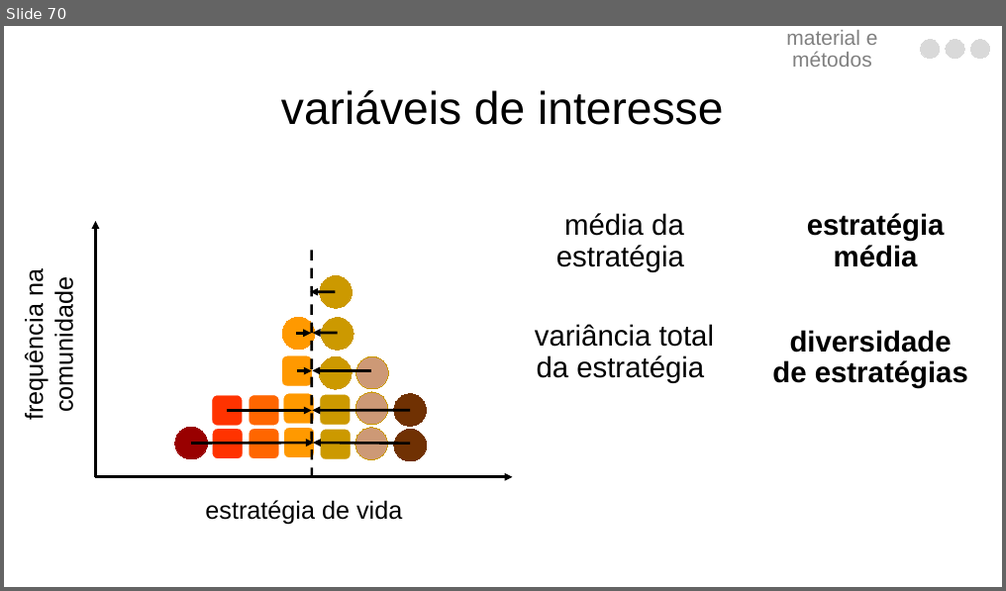
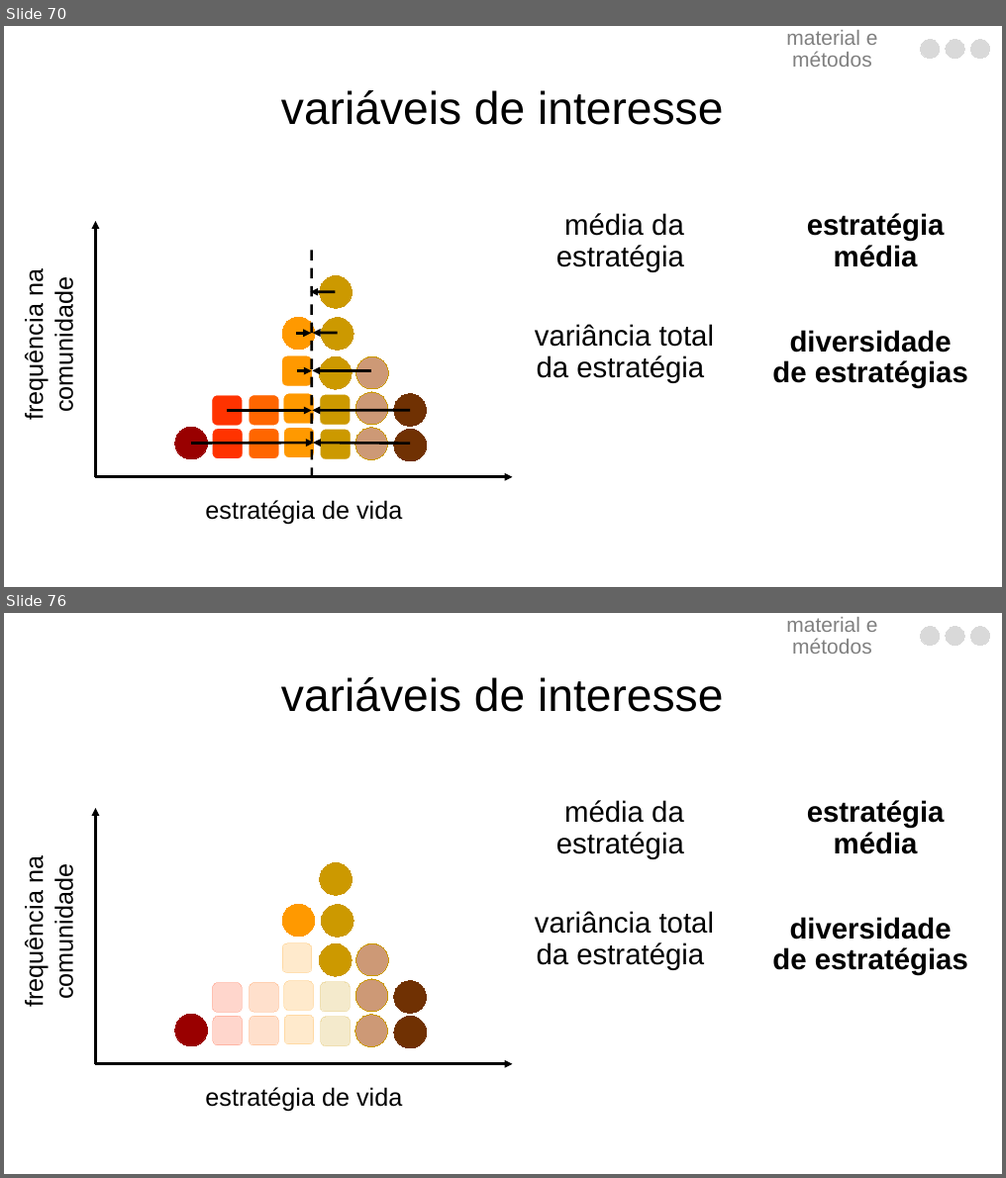
Before and after one commit to luisanovara/dissertacao, a slide deck: DEFESA.pptx. Shown one above the other, each under a label of ours: slide 70 before the commit, slides 70 and 76 after it; the slides between them are not shown. The pictures are 1006x591 and 1006x1178 pixels, drawn with LibreOffice and Linux fonts; fonts in the diff are those of the drawing. Boxes give left, top, right and bottom in pixels: in the first picture for what was removed or moved away, otherwise in the second. Text is boxed around its words. In the diff, an @@ line names an element or a change of style, - is before the commit and + after.

```diff
--- a/DEFESA.pptx
+++ b/DEFESA.pptx
@@ slide 76 added at <box>4,613,1002,1174</box>, background #FFFFFF @@
@@ text added at <box>786,617,878,654</box>, 20 pt, text #808080 @@
+material e métodos
@@ freeform shape added at <box>921,627,940,646</box>, fill #D9D9D9, outline #D9D9D9 0 pt @@
@@ freeform shape added at <box>945,627,965,646</box>, fill #D9D9D9, outline #D9D9D9 0 pt @@
@@ freeform shape added at <box>970,627,990,646</box>, fill #D9D9D9, outline #D9D9D9 0 pt @@
@@ title added at <box>281,677,723,712</box>, 44 pt, text #000000 @@
+variáveis de interesse
@@ arrow added from (95, 1065) to (95, 808), #000000 2.5 pt @@
@@ text added at <box>556,800,684,860</box>, 28 pt, text #000000 @@
+média da estratégia
@@ text added at <box>807,800,944,855</box>, 28 pt, text #000000, bold @@
+estratégia média
@@ text added at <box>21,859,78,1005</box>, 24 pt, text #000000 @@
+frequência na comunidade
@@ freeform shape added at <box>320,863,352,895</box>, fill #CC9900, outline #CC9900 0 pt @@
@@ freeform shape added at <box>282,904,315,937</box>, fill #FF9900, outline #FF9900 0 pt @@
@@ freeform shape added at <box>322,905,353,937</box>, fill #CC9900, outline #CC9900 0 pt @@
@@ text added at <box>535,911,714,969</box>, 28 pt, text #000000 @@
+variância total da estratégia
@@ text added at <box>772,917,968,975</box>, 28 pt, text #000000, bold @@
+diversidade de estratégias
@@ freeform shape added at <box>282,944,312,973</box>, fill #FF9900 at 20% opacity, outline #FF9900 0 pt @@
@@ freeform shape added at <box>319,944,351,976</box>, fill #CC9900, outline #CC9900 0 pt @@
@@ freeform shape added at <box>355,944,388,976</box>, fill #CD9976, outline #CC9900 0 pt @@
@@ freeform shape added at <box>212,983,242,1012</box>, fill #FF3300 at 20% opacity, outline #FF3300 0 pt @@
@@ freeform shape added at <box>250,983,279,1012</box>, fill #FF6600 at 20% opacity, outline #FF6600 0 pt @@
@@ freeform shape added at <box>284,981,313,1011</box>, fill #FF9900 at 20% opacity, outline #FF9900 0 pt @@
@@ freeform shape added at <box>321,982,350,1011</box>, fill #CC9900 at 20% opacity, outline #CC9900 0 pt @@
@@ freeform shape added at <box>355,979,388,1011</box>, fill #CD9976, outline #CC9900 0 pt @@
@@ freeform shape added at <box>394,981,426,1014</box>, fill #703103, outline #703103 0 pt @@
@@ freeform shape added at <box>175,1014,208,1047</box>, fill #990000, outline #990000 0 pt @@
@@ freeform shape added at <box>213,1017,242,1046</box>, fill #FF3300 at 20% opacity, outline #FF3300 0 pt @@
@@ freeform shape added at <box>250,1017,279,1046</box>, fill #FF6600 at 20% opacity, outline #FF6600 0 pt @@
@@ freeform shape added at <box>284,1015,313,1045</box>, fill #FF9900 at 20% opacity, outline #FF9900 0 pt @@
@@ freeform shape added at <box>321,1017,350,1047</box>, fill #CC9900 at 20% opacity, outline #CC9900 0 pt @@
@@ freeform shape added at <box>355,1015,387,1048</box>, fill #CD9976, outline #CC9900 0 pt @@
@@ freeform shape added at <box>394,1017,426,1049</box>, fill #703103, outline #703103 0 pt @@
@@ arrow added from (95, 1064) to (512, 1064), #000000 2.5 pt @@
@@ text added at <box>205,1087,402,1112</box>, 24 pt, text #000000 @@
+estratégia de vida
```
Also in this commit, not shown: 1 slide changed, 10 other slides added.
